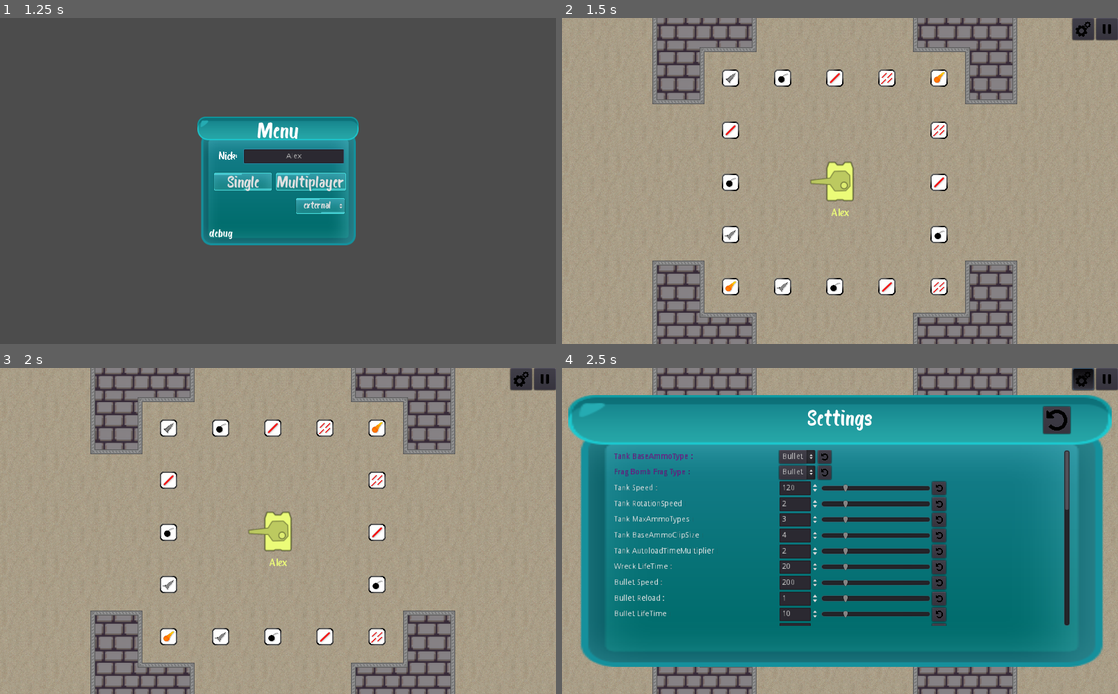
Above: before the commit, frames 1-4 (two rows, left to right).
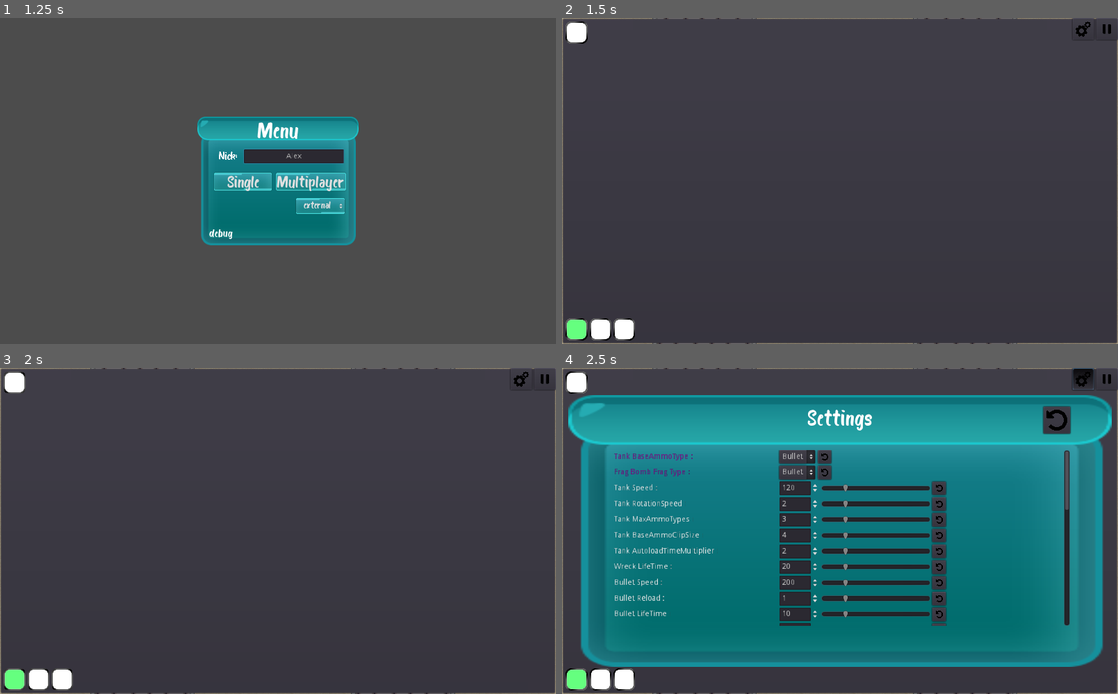
Above: after the commit, the same moments.

Repository: mm-102/godot_tanks
Game: Godot game, scene res://GameModeMaster.tscn
Same seed, same stepped clock (60 frames per second), same inputs: the game is played once before the commit and once after it. Sound files missing from this copy of the repository are replaced by a short silence.
Inputs (mouse positions are in pixels of both pictures, inside the frame that each line leads up to):
- Up to frame 1 (1.25 s): click (294, 154) at 0.52 s; type "Alex" at 0.6 s
- Up to frame 2 (1.5 s): click "Single" at 1.25 s
- Up to frame 3 (2 s): no input
- Up to frame 4 (2.5 s): click (1084, 377) at 2 s

Frame 1 is identical in both runs. In frame 2, 97% of the frame differs, in the area x 0-100%, y 0-100%; in frame 3, 97%; in frame 4, 20%.
Error before the commit: Parse Error: The identifier "SLOT_BASE_TSCN" isn't declared in the current scope. (res://Player/Player_GUI/AmmoSlots/AmmoSlots.gd:53)
Error after the commit: Invalid set index 'type' (on base: 'ColorRect (SlotRect.gd)') with value of type 'int'. (res://Objects/AmmoBox.gd:25)

Commit message:
Ammunition GUI corresponds with selected slot

Diff:
--- /dev/null
+++ b/Global/global_signals.gd
@@ -0,0 +1,3 @@
+extends Node
+
+signal new_ammunition_clips(ammunition_clips)
--- a/Objects/SlotRect.gd
+++ b/Objects/SlotRect.gd
@@ -1,27 +1,5 @@
 tool
 extends ColorRect
-
-enum BORDER_TYPES{DEFAULT, SUPER}
-enum SLOT_TYPES{EMPTY = -1}
-const SUPER_TYPES = [
-	Ammunition.TYPES.LASER,
-	Ammunition.TYPES.FIREBALL,
-]
-const BORDER_DICT = {
-	BORDER_TYPES.DEFAULT: preload("res://Objects/gray_sampler.tres"),
-	BORDER_TYPES.SUPER: preload("res://Objects/rainbow_sampler.tres"),
-}
-
-
-
-export(Ammunition.TYPES) var type setget set_type
-func set_type(new):
-	type = new
-	$TypeRect.texture = Ammunition.get_box_texture(type)
-	if type in SUPER_TYPES:
-		set_border(BORDER_TYPES.SUPER)
-	else:
-		set_border(BORDER_TYPES.DEFAULT)
 
 export(Vector2) var icon_scale = Vector2(0.75, 0.75) setget set_icon_scale
 func set_icon_scale(new):
@@ -30,9 +8,8 @@
 	$TypeRect.rect_position = (Vector2.ONE - icon_scale) * rect_size * 0.5
 
 
-
 func _ready():
 	set_icon_scale(icon_scale)
 
 func set_border(border_type):
-	material.set_shader_param("border_ramp", BORDER_DICT[border_type])
+	material.set_shader_param("border_ramp", owner.BORDER_DICT[border_type])
--- a/Objects/SlotRect.tscn
+++ b/Objects/SlotRect.tscn
@@ -1,6 +1,6 @@
 [gd_scene load_steps=8 format=2]
 
-[ext_resource path="res://textures/box_texture/rocket_box.png" type="Texture" id=1]
+[ext_resource path="res://textures/box_texture/bullet_box.png" type="Texture" id=1]
 [ext_resource path="res://Objects/ammo_box_shader.gdshader" type="Shader" id=2]
 [ext_resource path="res://Objects/gray_sampler.tres" type="Texture" id=3]
 [ext_resource path="res://Objects/SlotRect.gd" type="Script" id=4]
@@ -49,7 +49,6 @@
 rect_min_size = Vector2( 64, 64 )
 color = Color( 1, 1, 1, 0 )
 script = ExtResource( 4 )
-type = 1
 
 [node name="TypeRect" type="TextureRect" parent="."]
 material = SubResource( 6 )
@@ -57,9 +56,9 @@
 anchor_top = 0.5
 anchor_right = 0.5
 anchor_bottom = 0.5
-margin_left = 8.0
-margin_top = 8.0
-margin_right = 56.0
-margin_bottom = 56.0
+margin_left = -24.0
+margin_top = -24.0
+margin_right = 24.0
+margin_bottom = 24.0
 texture = ExtResource( 1 )
 expand = true
--- a/Player/Player_GUI/AmmoSlots/AmmoSlots.gd
+++ b/Player/Player_GUI/AmmoSlots/AmmoSlots.gd
@@ -1,4 +1,4 @@
-extends VBoxContainer
+extends PanelContainer
 
 const SLOT_TSCN = preload("res://Player/Player_GUI/AmmoSlots/Slot.tscn")
 const INPUT_BASE_NAME = "p_slot_"
@@ -10,14 +10,59 @@
 	"reset_autoload" : funcref(self, "reset_autoload")
 }
 var current_selection = BASE_SLOT
+var num_of_slots
+var selected_slot: Slot = null setget set_selected_slot
+func set_selected_slot(new):
+	if new != selected_slot:
+		if is_instance_valid(selected_slot):
+			selected_slot.state = Slot.STATES.NOT_SELECTED
+		selected_slot = new
+		selected_slot.state = Slot.STATES.LOADING
+onready var autoload = $"Autoload/0"
+var ammunition_clips: Dictionary setget set_ammunition_clips
+func set_ammunition_clips(new):
+	ammunition_clips = new
+	init_slots(ammunition_clips.size())
 
 
 
-func _ready():
-	test_all()
+func _init():
+	GlobalSignals.connect("new_ammunition_clips", self, "set_ammunition_clips")
+
+
+func init_slots(_num_of_slots: int):
+	for child in $AmmoSlots.get_children():
+		if child is Node:
+			child.queue_free()
+	yield(get_tree(), "idle_frame")
+
+	for i in range(_num_of_slots):
+		var slot_inst = SLOT_TSCN.instance()
+		slot_inst.name = str(i)
+		slot_inst.ammunition_clip_res = ammunition_clips[INPUT_BASE_NAME + str(i)]
+		$AmmoSlots.add_child(slot_inst)
+	num_of_slots = _num_of_slots
+	select_slot(BASE_SLOT)
+
+
+func select_slot(slot_position: int):
+	if slot_position > num_of_slots:
+		printerr("[AmmoSlots]: selected slot too high")
+	set_selected_slot($AmmoSlots.get_node(str(slot_position)))
+
+
+
+
+
+
 
 func on_special_ammo_event(event, args : Array):
 	event_funcs[event].call_func(args)
+
+func new_shoot(type, amount_left):
+
+	pass
+
 
 func shoot_event(args : Array):
 	var type = str(args[0])
@@ -49,20 +94,20 @@
 	var type = str(args[0])
 	var amount_left = args[1]
 	var slot = $AmmoSlots.get_node_or_null(type)
-	if slot == null:
-		var new_slot = SLOT_BASE_TSCN.instance()
-		new_slot.setup(type, amount_left)
-		$AmmoSlots.add_child(new_slot)
-		if $AmmoSlots.get_child_count() == 1:
-			change_selection([0, GameSettings.Dynamic.Ammunition[GameSettings.Dynamic.Tank.BaseAmmoType].Reload \
-			* GameSettings.Dynamic.Tank.AutoloadTimeMultiplier])
-			var autoload_slot = SLOT_BASE_TSCN.instance()
-			autoload_slot.setup(type, INF)
-			autoload_slot.name = "Autoload"
-			add_child(autoload_slot)
-			move_child(autoload_slot, 0)
-	if amount_left != INF:
-		$AmmoSlots.get_node(type).set_left_ammo(amount_left)
+#	if slot == null:
+#		var new_slot = SLOT_BASE_TSCN.instance()
+#		new_slot.setup(type, amount_left)
+#		$AmmoSlots.add_child(new_slot)
+#		if $AmmoSlots.get_child_count() == 1:
+#			change_selection([0, GameSettings.Dynamic.Ammunition[GameSettings.Dynamic.Tank.BaseAmmoType].Reload \
+#			* GameSettings.Dynamic.Tank.AutoloadTimeMultiplier])
+#			var autoload_slot = SLOT_BASE_TSCN.instance()
+#			autoload_slot.setup(type, INF)
+#			autoload_slot.name = "Autoload"
+#			add_child(autoload_slot)
+#			move_child(autoload_slot, 0)
+#	if amount_left != INF:
+#		$AmmoSlots.get_node(type).set_left_ammo(amount_left)
 
 func change_selection(args : Array):
 	var new_selection = args[0]
--- a/Player/Player_GUI/AmmoSlots/AmmoSlots.tscn
+++ b/Player/Player_GUI/AmmoSlots/AmmoSlots.tscn
@@ -1,16 +1,82 @@
-[gd_scene load_steps=2 format=2]
+[gd_scene load_steps=8 format=2]
 
 [ext_resource path="res://Player/Player_GUI/AmmoSlots/AmmoSlots.gd" type="Script" id=1]
+[ext_resource path="res://Player/Player_GUI/AmmoSlots/Slot.tscn" type="PackedScene" id=2]
+[ext_resource path="res://Player/Player_GUI/AmmoSlots/progress_bar.gdshader" type="Shader" id=3]
+[ext_resource path="res://Objects/ammo_box_shader.gdshader" type="Shader" id=4]
+[ext_resource path="res://Objects/gray_sampler.tres" type="Texture" id=5]
 
-[node name="Ammunition" type="VBoxContainer"]
-margin_top = 560.0
-margin_right = 150.0
-margin_bottom = 600.0
-grow_vertical = 0
-rect_min_size = Vector2( 150, 90 )
-size_flags_horizontal = 0
-size_flags_vertical = 8
+[sub_resource type="ShaderMaterial" id=1]
+resource_local_to_scene = true
+shader = ExtResource( 4 )
+shader_param/center = Vector2( 0.5, 0.5 )
+shader_param/size = Vector2( 1, 1 )
+shader_param/corner_radius = 0.25
+shader_param/border_width = 0.08
+shader_param/anim_speed = 0.5
+shader_param/modulate = Color( 1, 1, 1, 1 )
+shader_param/border_ramp = ExtResource( 5 )
+
+[sub_resource type="ShaderMaterial" id=2]
+resource_local_to_scene = true
+shader = ExtResource( 3 )
+shader_param/value = 0.0
+shader_param/center = Vector2( 0.5, 0.5 )
+shader_param/size = Vector2( 1, 1 )
+shader_param/corner_radius = 0.25
+shader_param/border_width = 0.08
+shader_param/modulate = Color( 1, 1, 1, 1 )
+shader_param/modulate_bar = Color( 0.439216, 1, 1, 1 )
+
+[node name="AmmoSlot" type="PanelContainer"]
+margin_left = 9.0
+margin_top = 488.0
+margin_right = 65.0
+margin_bottom = 589.0
 script = ExtResource( 1 )
 
 [node name="AmmoSlots" type="HBoxContainer" parent="."]
-margin_right = 150.0
+margin_left = 7.0
+margin_top = 54.0
+margin_right = 49.0
+margin_bottom = 94.0
+size_flags_vertical = 8
+
+[node name="0" parent="AmmoSlots" instance=ExtResource( 2 )]
+anchor_left = 0.0
+anchor_top = 0.0
+anchor_right = 0.0
+anchor_bottom = 0.0
+margin_left = 0.0
+margin_top = 0.0
+margin_right = 40.0
+margin_bottom = 40.0
+
+[node name="Autoload" type="CenterContainer" parent="."]
+margin_left = 7.0
+margin_top = 7.0
+margin_right = 47.0
+margin_bottom = 47.0
+size_flags_horizontal = 0
+size_flags_vertical = 0
+
+[node name="0" parent="Autoload" instance=ExtResource( 2 )]
+anchor_left = 0.0
+anchor_top = 0.0
+anchor_right = 0.0
+anchor_bottom = 0.0
+margin_left = 0.0
+margin_top = 0.0
+margin_right = 40.0
+margin_bottom = 40.0
+
+[node name="SlotRect" parent="Autoload/0" index="1"]
+material = SubResource( 1 )
+
+[node name="ProgressBar" parent="Autoload/0/SlotRect" index="0"]
+material = SubResource( 2 )
+
+[node name="Number" parent="Autoload/0" index="2"]
+visible = false
+
+[editable path="Autoload/0"]
--- a/Player/Player_GUI/AmmoSlots/ProgressBar.gd
+++ b/Player/Player_GUI/AmmoSlots/ProgressBar.gd
@@ -8,8 +8,8 @@
 
 func reset():
 	$Tween.stop_all()
-	material.set_shader_param("value", 0.0)
-	material.set_shader_param("modulate_bar", LOADING_COLOR)
+	set_value(0.0)
+	set_loading_color(LOADING_COLOR)
 
 
 func start_loading():
@@ -19,8 +19,8 @@
 
 func loaded():
 	$Tween.stop_all()
-	material.set_shader_param("value", 1.0)
-	material.set_shader_param("modulate_bar", LOADED_COLOR)
+	set_value(1.0)
+	set_loading_color(LOADED_COLOR)
 
 
 
--- a/Player/Player_GUI/AmmoSlots/Slot.gd
+++ b/Player/Player_GUI/AmmoSlots/Slot.gd
@@ -1,22 +1,48 @@
 extends Control
+class_name Slot
 
 enum STATES{NOT_SELECTED, LOADING, LOADED}
 export(STATES) var state = STATES.NOT_SELECTED setget set_state
 func set_state(new):
 	state = new
 	state_functions[state].call_func()
-var is_empty = true setget set_is_empty
-func set_is_empty(new):
-	is_empty = new
-	$SlotRect/TypeRect.visible = not is_empty
-	$Number.visible = not is_empty
-var reload_time = 0
+
+
+enum BORDER_TYPES{DEFAULT, SUPER}
+const SUPER_TYPES = [
+	Ammunition.TYPES.LASER,
+	Ammunition.TYPES.FIREBALL,
+]
+const BORDER_DICT = {
+	BORDER_TYPES.DEFAULT: preload("res://Objects/gray_sampler.tres"),
+	BORDER_TYPES.SUPER: preload("res://Objects/rainbow_sampler.tres"),
+}
+const EMPTY = -1
+export(int) var type = -1 setget set_type
+func set_type(new):
+	type = new
+	if type == EMPTY:
+		set_inside(true)
+		return
+	else:
+		set_inside(false)
+	$SlotRect/TypeRect.texture = Ammunition.get_box_texture(type)
+	if type in SUPER_TYPES:
+		$SlotRect.set_border(BORDER_TYPES.SUPER)
+	else:
+		$SlotRect.set_border(BORDER_TYPES.DEFAULT)
+
+
 onready var progress_bar = $SlotRect/ProgressBar
 onready var state_functions = {
 	STATES.NOT_SELECTED: funcref(progress_bar, "reset"),
 	STATES.LOADING: funcref(progress_bar, "start_loading"),
 	STATES.LOADED: funcref(progress_bar, "loaded"),
 }
+var ammunition_clip_res: AmmunitionSlotObj = null setget set_ammunition_clip_res
+func set_ammunition_clip_res(new):
+	ammunition_clip_res = new
+	ammunition_clip_res.connect("changed", self, "_on_ammunition_clip_res_changed")
 
 
 
@@ -24,17 +50,30 @@
 	name = type
 	progress_bar.loading_time = _reload_time
 	$SlotRect.type = int(type)
-	set_left_ammo(amount_left)
+	set_amount_left_text(amount_left)
 
 
 func _ready():
-	set_is_empty(is_empty)
+	set_type(EMPTY)
 	$TouchScreenButton.action = "p_slot_" + str(get_index())
 
+func set_inside(is_empty: bool):
+	$SlotRect/TypeRect.visible = not is_empty
+	$Number.visible = not is_empty
 
-
-func set_left_ammo(amount_left):
+func set_amount_left_text(amount_left):
 	if amount_left >= INF:
 		$Number.text = ""
 	else:
 		$Number.text = str(amount_left)
+
+
+func _on_ammunition_clip_res_changed():
+	#print(ammunition_clip_res.state)
+	set_state(ammunition_clip_res.state)
+	print(state)
+
+
+
+func _on_Tween_tween_all_completed():
+	set_state(STATES.LOADED)
--- a/Player/Player_GUI/AmmoSlots/Slot.tscn
+++ b/Player/Player_GUI/AmmoSlots/Slot.tscn
@@ -1,6 +1,5 @@
-[gd_scene load_steps=15 format=2]
+[gd_scene load_steps=14 format=2]
 
-[ext_resource path="res://textures/box_texture/bullet_box.png" type="Texture" id=1]
 [ext_resource path="res://textures/text/Bosk.ttf" type="DynamicFontData" id=2]
 [ext_resource path="res://Player/Player_GUI/AmmoSlots/Slot.gd" type="Script" id=3]
 [ext_resource path="res://Player/Player_GUI/AmmoSlots/progress_bar.gdshader" type="Shader" id=4]
@@ -75,6 +74,7 @@
 script = ExtResource( 3 )
 
 [node name="TouchScreenButton" type="TouchScreenButton" parent="."]
+visible = false
 shape = SubResource( 11 )
 action = "p_slot_1"
 
@@ -91,6 +91,9 @@
 rect_min_size = Vector2( 40, 40 )
 color = Color( 1, 1, 1, 0 )
 script = ExtResource( 9 )
+__meta__ = {
+"_editor_description_": ""
+}
 
 [node name="ProgressBar" type="ColorRect" parent="SlotRect"]
 material = SubResource( 9 )
@@ -112,7 +115,6 @@
 margin_top = -15.0
 margin_right = 15.0
 margin_bottom = 15.0
-texture = ExtResource( 1 )
 expand = true
 
 [node name="Number" type="Label" parent="."]
--- a/Player/Tank/Tank2.tscn
+++ b/Player/Tank/Tank2.tscn
@@ -56,7 +56,6 @@
 
 [node name="CanvasLayer" type="CanvasLayer" parent="AmmunitionSystem"]
 
-[node name="Ammunition" parent="AmmunitionSystem/CanvasLayer" instance=ExtResource( 7 )]
-margin_top = 510.0
+[node name="AmmoSlot" parent="AmmunitionSystem/CanvasLayer" instance=ExtResource( 7 )]
 
 [connection signal="timeout" from="MultiplayerManager/SendTimer" to="MultiplayerManager" method="_on_SendTimer_timeout"]
--- a/Player/Tank/TurretManager.gd
+++ b/Player/Tank/TurretManager.gd
@@ -8,7 +8,6 @@
 	Ammunition.TYPES.ROCKET: preload("res://Player/Tank/TankTops/top_rocket.tscn").instance(),
 }
 var current_turret: int setget set_current_turret
-var current_turret_node = null
 func set_current_turret(new):
 	if turrets.has(new):
 		current_turret = new
@@ -16,6 +15,7 @@
 			self.remove_child(child)
 		current_turret_node = turrets[current_turret]
 		self.add_child(turrets[current_turret])
+var current_turret_node = null
 
 func _ready():
 	for turret in turrets.values():
--- /dev/null
+++ b/Player/Tank/ammunition_obj.gd
@@ -0,0 +1,17 @@
+extends Resource
+class_name AmmunitionSlotObj
+
+enum STATES{NOT_SELECTED, LOADING, LOADED}
+
+export(Ammunition.TYPES) var ammo_type = -1 setget set_ammo_type
+func set_ammo_type(new):
+	ammo_type = new
+	emit_changed()
+export(STATES) var state = false setget set_state
+func set_state(new):
+	state = new
+	emit_changed()
+export(int) var amount = 0 setget set_amount
+func set_amount(new):
+	amount = new
+	emit_changed()
--- a/Player/Tank/ammunition_system.gd
+++ b/Player/Tank/ammunition_system.gd
@@ -1,6 +1,36 @@
 extends Node
 
+const INPUT_BASE_NAME = "p_slot_"
+const BASE_SLOT = 0
+var num_of_slots = 3
 var base_ammo_type: int = Ammunition.TYPES.BULLET
+var number_of_slots = 3
+var base_ammo_clip_size = 4
+var selected_slot: AmmunitionSlotObj = null
+var ammunition_clips: Dictionary
+
+
+func _init():
+	for i in range(num_of_slots):
+		ammunition_clips[INPUT_BASE_NAME + str(i)] = AmmunitionSlotObj.new()
+
+func _ready():
+	var ammunition_clip_name: String = INPUT_BASE_NAME + str(BASE_SLOT)
+	var base_slot = ammunition_clips[ammunition_clip_name]
+	base_slot.ammo_type = base_ammo_type
+	base_slot.amount = base_ammo_clip_size
+	base_slot.state = AmmunitionSlotObj.STATES.LOADED
+	selected_slot = base_slot
+	ammunition_clips[ammunition_clip_name] = base_slot
+	GlobalSignals.emit_signal("new_ammunition_clips", ammunition_clips)
+
+func _unhandled_input(event):
+	if event is InputEventKey and event.is_pressed():
+		for possible_action in ammunition_clips.keys():
+			if event.is_action_pressed(possible_action):
+				selected_slot.state = AmmunitionSlotObj.STATES.NOT_SELECTED
+				selected_slot = ammunition_clips[possible_action]
+				selected_slot.state = AmmunitionSlotObj.STATES.LOADING
 
 #func reset_autoload_timer():
 #	var load_time = GameSettings.Dynamic.Ammunition[s.BaseAmmoType].Reload\
@@ -17,10 +47,20 @@
 #		special_ammo[0].amount += 1
 #		emit_signal("special_ammo_event", "pick_up" , [s.BaseAmmoType, special_ammo[0].amount])
 
-
-func pick_up_ammo_box(type):
+func pick_up_ammo_box(type, amount = 1):
 	if type == base_ammo_type:
 		return false
+
+	for ammunition_clip in ammunition_clips:
+		if ammunition_clip is AmmunitionSlotObj:
+			if ammunition_clip.ammo_type == type:
+				ammunition_clip.amount += amount
+				return
+
+	var ammunition_clip = AmmunitionSlotObj.new()
+	ammunition_clip.ammo_type = type
+	ammunition_clip.amount = amount
+	#ammunition_clips.append(ammunition_clip)
 
 #	var picked = false
 #	var type_slot = {}
--- a/project.godot
+++ b/project.godot
@@ -14,6 +14,11 @@
 "language": "GDScript",
 "path": "res://Global/Ammunition.gd"
 }, {
+"base": "Resource",
+"class": "AmmunitionSlotObj",
+"language": "GDScript",
+"path": "res://Player/Tank/ammunition_obj.gd"
+}, {
 "base": "Reference",
 "class": "Dir",
 "language": "GDScript",
@@ -38,6 +43,11 @@
 "class": "ShootableSetupData",
 "language": "GDScript",
 "path": "res://Player/Projectiles/shootable_setup_data.gd"
+}, {
+"base": "Control",
+"class": "Slot",
+"language": "GDScript",
+"path": "res://Player/Player_GUI/AmmoSlots/Slot.gd"
 }, {
 "base": "KinematicBody2D",
 "class": "Tank",
@@ -51,11 +61,13 @@
 } ]
 _global_script_class_icons={
 "Ammunition": "",
+"AmmunitionSlotObj": "",
 "Dir": "",
 "Functions": "",
 "GameSettings": "",
 "Projectile": "",
 "ShootableSetupData": "",
+"Slot": "",
 "Tank": "",
 "WreckSetupData": ""
 }
@@ -71,6 +83,7 @@
 
 Transfer="*res://Singletons/Transfer.tscn"
 GlobalVaribles="*res://Global/global_varibles.gd"
+GlobalSignals="*res://Global/global_signals.gd"
 
 [debug]
 
